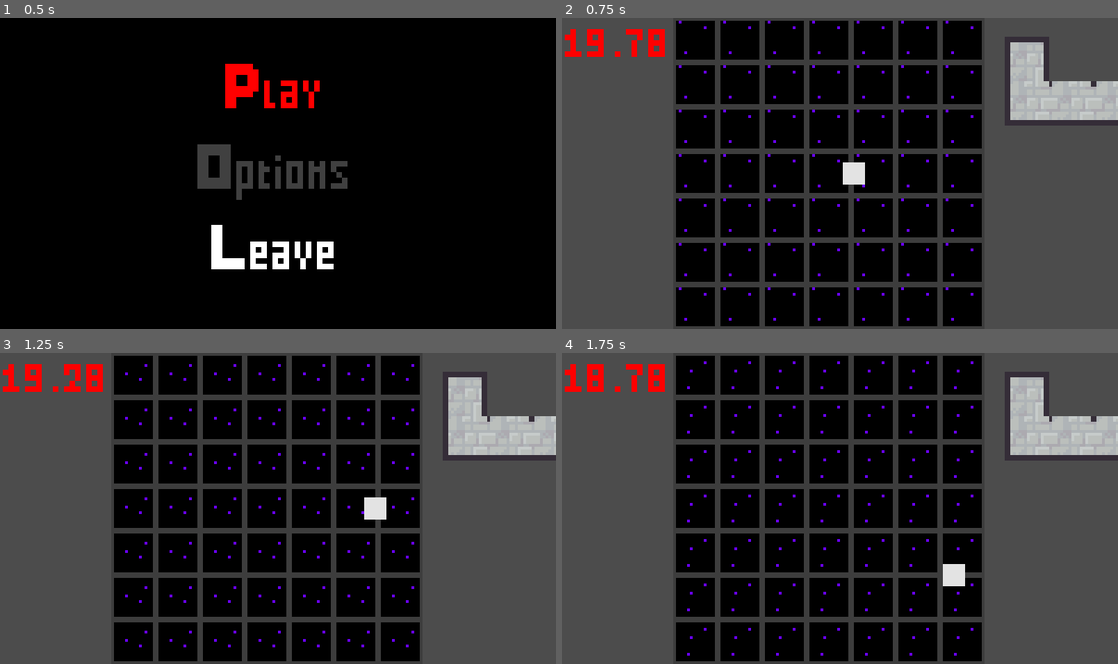
Above: before the commit, frames 1-4 (two rows, left to right).
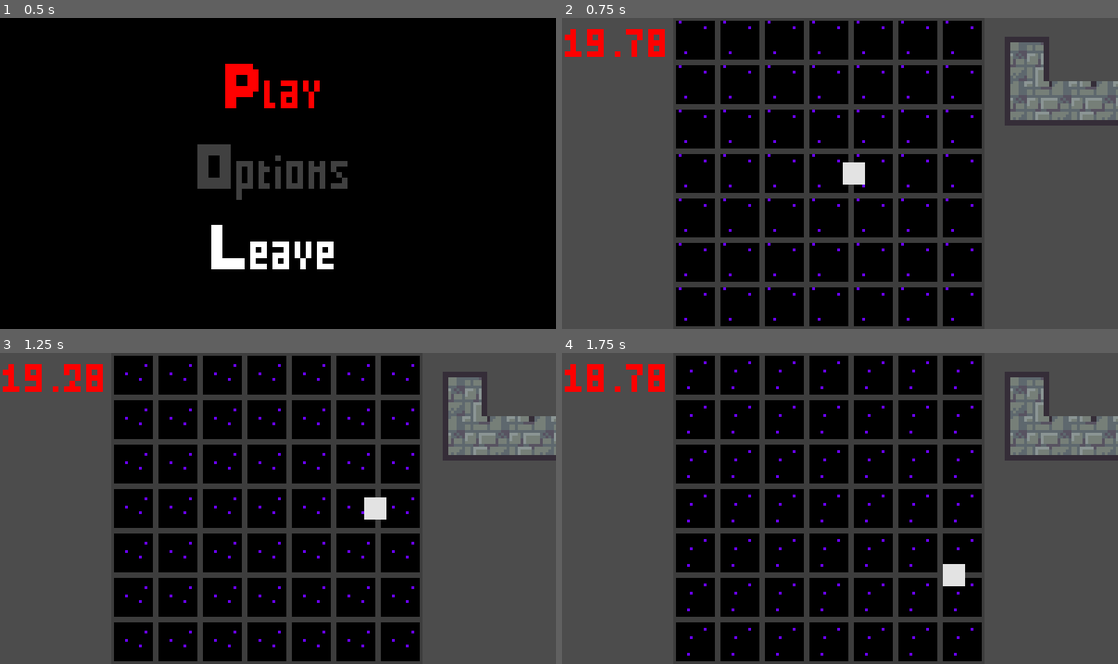
Above: after the commit, the same moments.

Repository: MrBSmith/Global2020
Game: Godot game, scene res://Scenes/GUI/Menus/ScreenTitle/ScreenTitle.tscn
Two runs of this game, one before a commit and one after it. Both use one fixed random seed, a clock stepped at 60 frames per second and the inputs below. The engine's default icon, where the game draws it, is replaced by a stand-in: a white triangle on a blue panel in a dark square.
Inputs (mouse positions are in pixels of both pictures, inside the frame that each line leads up to):
- Up to frame 1 (0.5 s): no input
- Up to frame 2 (0.75 s): tap Enter (ui_accept) at 0.5 s; move the mouse to (962, 157) at 0.52 s; hold Right (ui_right) from 0.53 s (still down); hold 1 (fast_speed) from 0.53 s (still down)
- Up to frame 3 (1.25 s): keep holding Right (ui_right); keep holding 1 (fast_speed); tap Enter (ui_accept) at 0.77 s
- Up to frame 4 (1.75 s): move the mouse to (1029, 436) at 1.27 s; release Right (ui_right) at 1.28 s; release 1 (fast_speed) at 1.28 s; hold Down (ui_down) from 1.28 s (still down); click (1029, 436) at 1.35 s; tap Enter (ui_accept) at 1.52 s

Frame 1 is identical in both runs. In frame 2, 3.1% of the frame differs, in the area x 80-100%, y 7-33%; in frame 3, 3.1%; in frame 4, 3.1%.

Commit message:
Color pick done
Card now generates a color depending of its color chance parameters

Diff:
--- a/BaseClasses/Card_Base.gd
+++ b/BaseClasses/Card_Base.gd
@@ -77,7 +77,7 @@
 	"grey" : grey,
 	"red" : red
 	}
-	pick_color()
+	change_color(pick_color())
 
 
 # ---- INPUT ----
@@ -210,7 +210,7 @@
 
 # function : pick_color
 # parameters : (None)
-# returns : None
+# returns : String
 # description: pick a random color depending of the color chance values
 
 func pick_color():
@@ -225,16 +225,33 @@
 
 	var previous_scores = 0
 
-	for chance in color_chance:
-
-		if previous_scores < color_pick && color_pick < color_chance.get(chance) + previous_scores:
+	for color_key in color_chance:
+
+		if previous_scores < color_pick && color_pick < color_chance.get(color_key) + previous_scores:
 			# color found
-			print("color found : " + chance)
-			pass
+			return color_key
 		else:
 			# color not found
-			previous_scores += color_chance.get(chance)
-
+			previous_scores += color_chance.get(color_key)
+
+
+
+# function : change_color
+# parameters : (String)
+# returns : None
+# description : changes the tiles' color to the one sent in parameters
+
+func change_color(color):
+	var color_var = Color(0,0,0,0)
+
+	if color == "blue":
+		color_var = Color(0,0,1,0.2)
+	elif color == "red":
+		color_var = Color(1,0,0,0.2)
+
+	for tile in tiles:
+		if tile is Area2D:
+			tile.get_node("TileColor").color = color_var
 
 # -- drag & drop & rotate functions --
 
